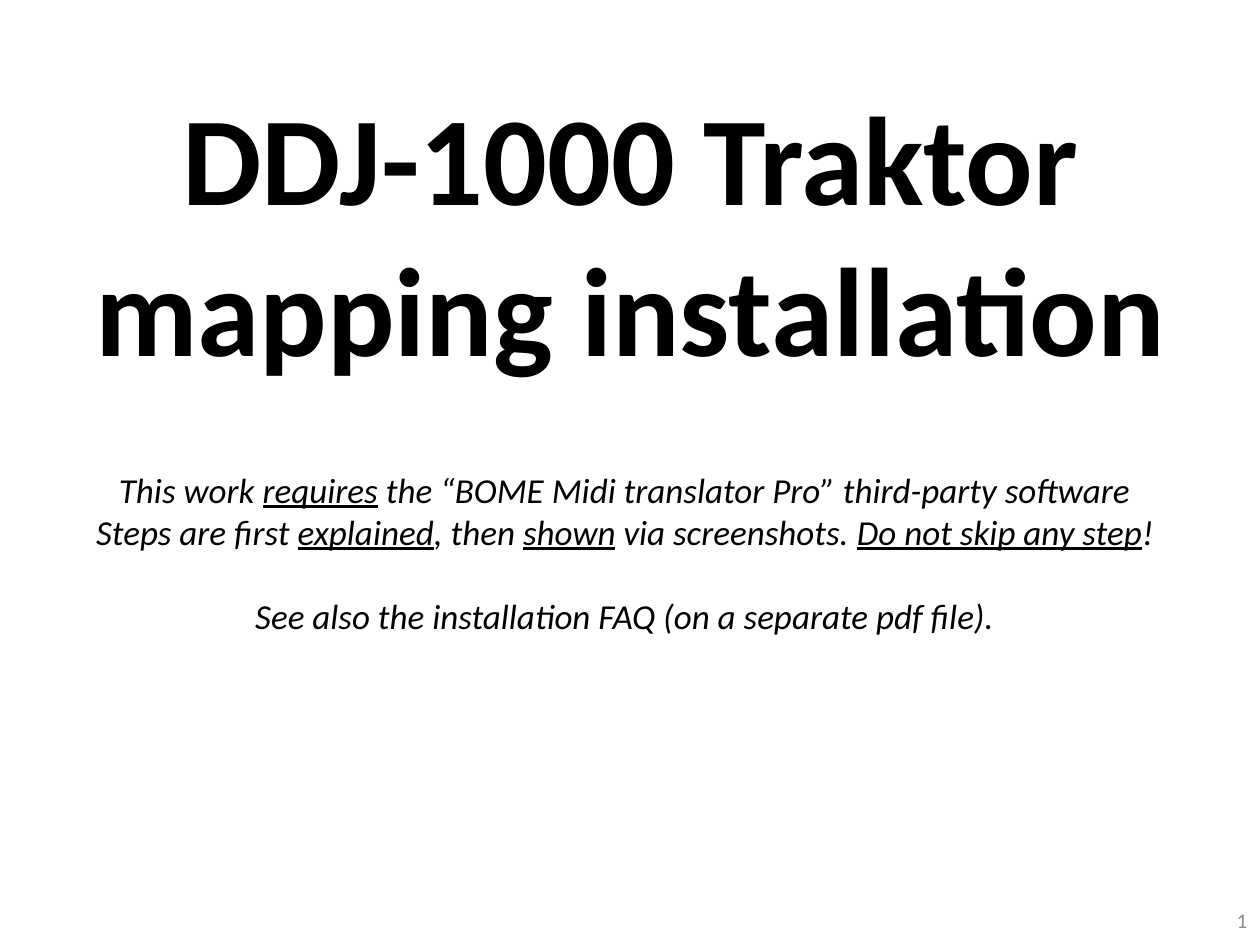
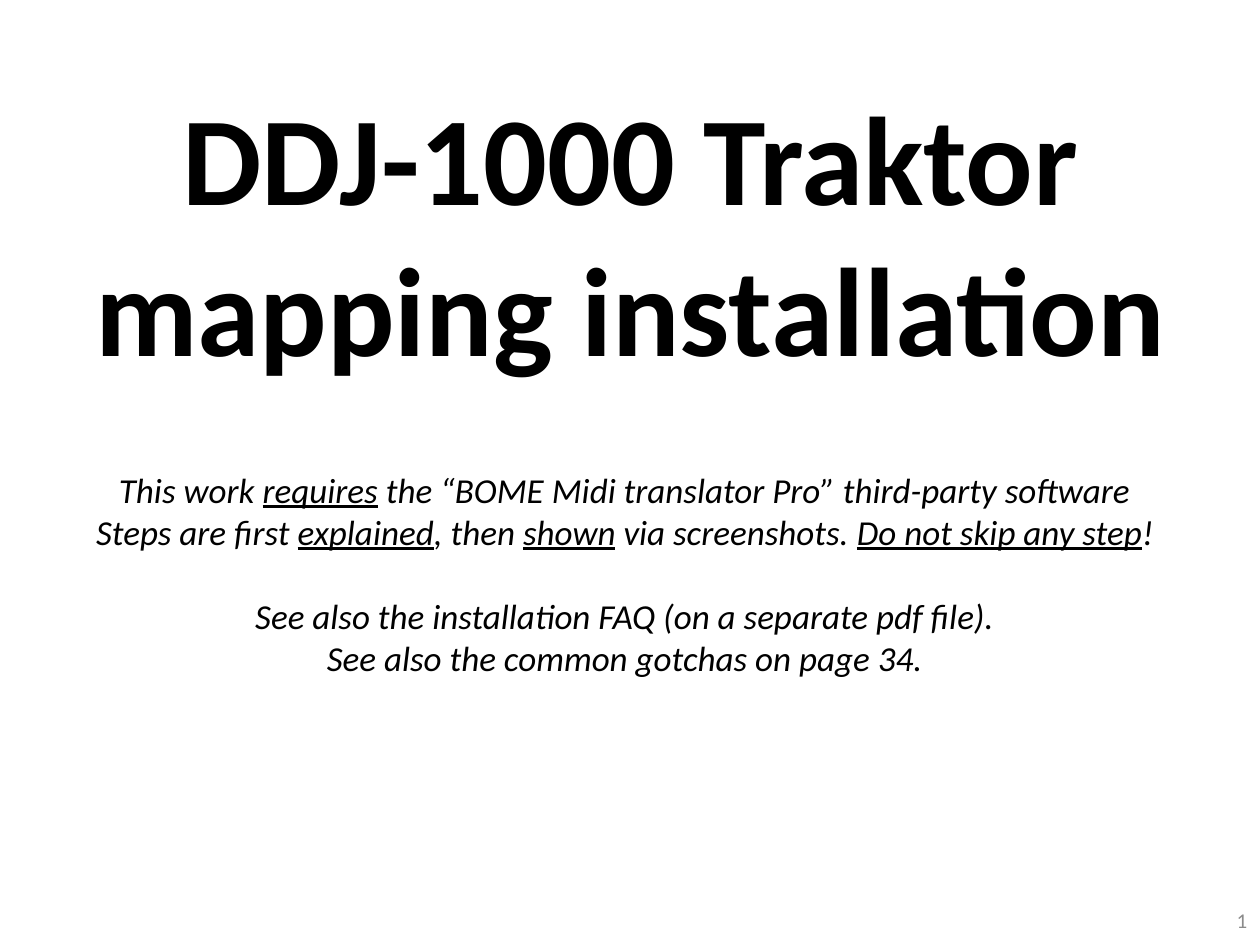
Before and after one commit to pestrela/music, a slide deck: slide 1 of traktor/mapping_ddj_1000/Support files/Source files/DDJ-1000 - Installation Guide.pptx. Drawn at 1260x945 pixels with LibreOffice and Linux fonts; fonts in the diff are those of the drawing. Boxes give left, top, right and bottom in pixels: in the first picture for what was removed or moved away, otherwise in the second. Text is boxed around its words. In the diff, an @@ line names an element or a change of style, - is before the commit and + after.

```diff
--- a/traktor/mapping_ddj_1000/Support files/Source files/DDJ-1000 - Installation Guide.pptx
+++ b/traktor/mapping_ddj_1000/Support files/Source files/DDJ-1000 - Installation Guide.pptx
@@ text at (327, 646, 922, 677): paragraph added @@
+See also the common gotchas on page 34.
```
Also in this commit, not shown: 5 other slides changed, 3 slides added, 8 other files.
